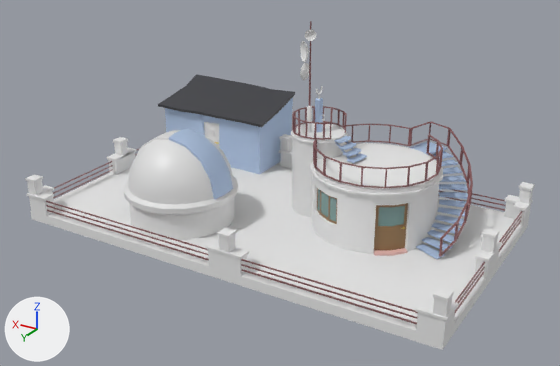
An edit to the FBX model Assets/Graphics/_Models/Environment/Interior/Estructuras/Salas/Lomnicky_terraza_exterior_B.fbx, drawn before and after from the same camera.
The view is the same before and after, from a camera (50 mm lens) standing at (-10.7, 28.0, 31.9) and looking at (8.3, -3.7, 16.0). The lights are fixed; the arrows at lower left show +X, +Y and +Z. Where no turn or scale is listed for an object, it has been applied to the vertices.

Objects in the first picture: 'Planta-3_azotea', 'Planta-3_azotea_Caseta-pieza', 'Planta-3_azotea_Cupula', 'Planta-3_azotea_barandilla_cilindro_chico', 'Planta-3_azotea_barandilla_circular', 'Planta-3_azotea_base-cupula', 'Planta-3_azotea_base_espejo', 'Planta-3_azotea_cilindros', 'Planta-3_azotea_escalerilla', 'Planta-3_azotea_tapa_cupula', 'Planta-3_barandilla-S', 'Planta-3_terraza_Escalera-curva.001', 'parabólicas'.
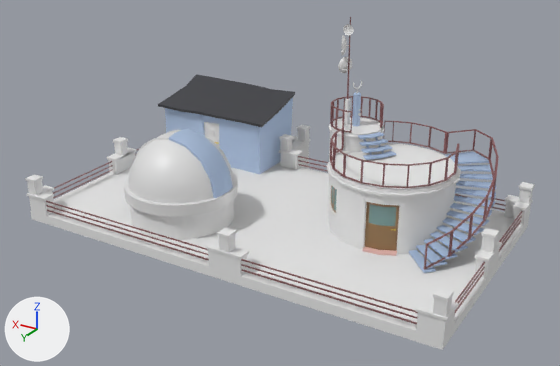
Boxes [x1, y1, x2, y2] around the edits, measured in the pictures (560 x 366 px; the box of a moved part takes in the faces that stretch with it):
'Planta-3_azotea_cilindros', moved, turned
    before: [291, 123, 443, 256]
    after: [327, 117, 461, 256]
'Planta-3_terraza_Escalera-curva.001', reshaped, moved, turned
    before: [410, 142, 468, 259]
    after: [409, 152, 496, 273]
'Planta-3_azotea_barandilla_circular', reshaped, moved, turned
    before: [313, 121, 473, 257]
    after: [330, 121, 499, 270]
'parabólicas', moved, turned
    before: [300, 21, 316, 133]
    after: [338, 17, 354, 125]
'Planta-3_azotea_barandilla_cilindro_chico', moved, turned
    before: [292, 106, 347, 140]
    after: [330, 96, 384, 133]
'Planta-3_azotea_escalerilla', moved, turned
    before: [334, 136, 367, 163]
    after: [358, 132, 396, 160]
'Planta-3_azotea_base_espejo', moved, turned
    before: [315, 98, 323, 132]
    after: [352, 92, 361, 126]
'Planra-3_azotea_soprte espejo', moved, turned
    before: [316, 86, 323, 99]
    after: [353, 81, 362, 93]
part 2 of me_cubo_042, rebuilt (13% taller)
    before: [313, 135, 443, 188]
    after: [330, 128, 460, 188]
part 3 of me_cubo_042, moved or reshaped
    before: [344, 121, 473, 257]
    after: [383, 121, 499, 270]

Diff of the bpy script that builds the scene:
```diff
--- a/Assets/Graphics/_Models/Environment/Interior/Estructuras/Salas/Lomnicky_terraza_exterior_B.fbx.py
+++ b/Assets/Graphics/_Models/Environment/Interior/Estructuras/Salas/Lomnicky_terraza_exterior_B.fbx.py
@@ me_cubo_042 @@
 # used by ob_planta_3_azotea_barandilla_circular; location = (3.37, -4.67, 17.8); rotation_euler = (-3.142, 0.0, -0.143), in degrees (-180, 0, -8.2); scale = (0.01, 0.01, 0.01)
-me_cubo_042.from_pydata(...)  # 296 vertices, 340 faces; spans x -461.0..286.0, y -311.0..468.0, z -97.0..318.0
+me_cubo_042.from_pydata(...)  # 284 vertices, 326 faces; spans x -493.0..286.0, y -307.0..468.0, z -113.0..318.0
+# me_cubo_042 part 2: the loose piece of 148 vertices spanning x -306.0..278.0, y -311.0..284.0, z -97.0..0.0 is rebuilt with 136 vertices and now spans x -309.0..277.0, y -307.0..262.0, z -113.0..0.0
+# me_cubo_042 part 3: 114 vertices removed from x -461.0..286.0, y -120.0..468.0, z -97.0..318.0; 114 vertices added at x -493.0..286.0, y -130.0..468.0, z -113.0..318.0
 me_cubo_042.materials.append(mat_material_metal_oxidado)
@@ me_plano_001 @@
 # used by ob_planta_3_terraza_escalera_curva_001; location = (3.35, -4.73, 14.43); rotation_euler = (3.142, 0.0, -0.416), in degrees (180, 0, -24); scale = (0.00013, 0.00013, 0.0001)
-me_plano_001.from_pydata(...)  # 112 vertices, 70 faces; spans x -34549.0..7226.0, y -1077.0..34597.0, z -32682.0..-708.0
+me_plano_001.from_pydata(...)  # 112 vertices, 70 faces; spans x -38769.0..7894.0, y -831.0..37439.0, z -32682.0..-708.0
+# me_plano_001 part 1: 112 of 112 vertices moved; they spanned x -34549.0..7226.0, y -1077.0..34597.0, z -32682.0..-708.0 and now span x -38769.0..7894.0, y -831.0..37439.0, z -32682.0..-708.0; mean shift (-755.0, 816.0, 0.0); largest move (-34194.0, 3342.0, -1482.0) -> (-38414.0, 3905.0, -1482.0)
 me_plano_001.materials.append(mat_material_metal_galvanizadob)
@@ ob_planta_3_azotea_cilindros @@
 ob_planta_3_azotea_cilindros = bpy.data.objects.new('Planta-3_azotea_cilindros', me_cubo_013)
-ob_planta_3_azotea_cilindros.location = (2.33, -1.92, 14.94)
-ob_planta_3_azotea_cilindros.rotation_euler = (-3.142, 0.0, 0.0)  # degrees (-180, 0, 0)
+ob_planta_3_azotea_cilindros.location = (2.89, -2.15, 14.94)
+ob_planta_3_azotea_cilindros.rotation_euler = (-3.142, 0.0, -0.436)  # degrees (-180, 0, -25)
 ob_planta_3_azotea_cilindros.scale = (0.01, 0.01, 0.01)
@@ ob_planta_3_azotea_barandilla_cilindro_chico @@
 ob_planta_3_azotea_barandilla_cilindro_chico = bpy.data.objects.new('Planta-3_azotea_barandilla_cilindro_chico', me_cubo_030)
-ob_planta_3_azotea_barandilla_cilindro_chico.location = (2.33, -1.92, 14.94)
-ob_planta_3_azotea_barandilla_cilindro_chico.rotation_euler = (-3.142, 0.0, 0.0)  # degrees (-180, 0, 0)
+ob_planta_3_azotea_barandilla_cilindro_chico.location = (2.89, -2.15, 14.94)
+ob_planta_3_azotea_barandilla_cilindro_chico.rotation_euler = (-3.142, 0.0, -0.436)  # degrees (-180, 0, -25)
 ob_planta_3_azotea_barandilla_cilindro_chico.scale = (0.01, 0.01, 0.01)
@@ ob_planta_3_azotea_escalerilla @@
 ob_planta_3_azotea_escalerilla = bpy.data.objects.new('Planta-3_azotea_escalerilla', me_cubo_031)
-ob_planta_3_azotea_escalerilla.location = (2.33, -1.92, 14.94)
-ob_planta_3_azotea_escalerilla.rotation_euler = (-3.142, 0.0, 0.0)  # degrees (-180, 0, 0)
+ob_planta_3_azotea_escalerilla.location = (2.89, -2.15, 14.94)
+ob_planta_3_azotea_escalerilla.rotation_euler = (-3.142, 0.0, -0.436)  # degrees (-180, 0, -25)
 ob_planta_3_azotea_escalerilla.scale = (0.01, 0.01, 0.01)
@@ ob_parabólicas @@
 ob_parabólicas = bpy.data.objects.new('parabólicas', me_cubo)
-ob_parabólicas.location = (7.21, -4.81, 19.67)
-ob_parabólicas.rotation_euler = (1.571, 0.0, -2.947)  # degrees (90, 0, -169)
+ob_parabólicas.location = (6.09, -6.83, 19.67)
+ob_parabólicas.rotation_euler = (1.571, 0.0, 2.901)  # degrees (90, 0, 166)
 ob_parabólicas.scale = (0.01, 0.01, 0.01)
@@ ob_planta_3_azotea_barandilla_circular @@
 ob_planta_3_azotea_barandilla_circular = bpy.data.objects.new('Planta-3_azotea_barandilla_circular', me_cubo_042)
-ob_planta_3_azotea_barandilla_circular.location = (3.37, -4.67, 17.8)
-ob_planta_3_azotea_barandilla_circular.rotation_euler = (-3.142, 0.0, -0.143)  # degrees (-180, 0, -8.2)
+ob_planta_3_azotea_barandilla_circular.location = (2.66, -5.08, 17.8)
+ob_planta_3_azotea_barandilla_circular.rotation_euler = (-3.142, 0.0, -0.578)  # degrees (-180, 0, -33)
 ob_planta_3_azotea_barandilla_circular.scale = (0.01, 0.01, 0.01)
@@ ob_planta_3_azotea_base_espejo @@
 ob_planta_3_azotea_base_espejo = bpy.data.objects.new('Planta-3_azotea_base_espejo', me_cilindro_001)
-ob_planta_3_azotea_base_espejo.location = (6.85, -5.13, 18.67)
-ob_planta_3_azotea_base_espejo.rotation_euler = (-3.142, 0.0, 0.0)  # degrees (-180, 0, 0)
+ob_planta_3_azotea_base_espejo.location = (5.62, -6.97, 18.67)
+ob_planta_3_azotea_base_espejo.rotation_euler = (-3.142, 0.0, -0.436)  # degrees (-180, 0, -25)
 ob_planta_3_azotea_base_espejo.scale = (0.01, 0.01, 0.01)
@@ ob_planta_3_terraza_escalera_curva_001 @@
 ob_planta_3_terraza_escalera_curva_001 = bpy.data.objects.new('Planta-3_terraza_Escalera-curva.001', me_plano_001)
-ob_planta_3_terraza_escalera_curva_001.location = (3.35, -4.73, 14.43)
-ob_planta_3_terraza_escalera_curva_001.rotation_euler = (3.142, 0.0, -0.416)  # degrees (180, 0, -24)
+ob_planta_3_terraza_escalera_curva_001.location = (2.62, -5.12, 14.43)
+ob_planta_3_terraza_escalera_curva_001.rotation_euler = (3.142, 0.0, -0.851)  # degrees (180, 0, -49)
 ob_planta_3_terraza_escalera_curva_001.scale = (0.00013, 0.00013, 0.0001)
```
